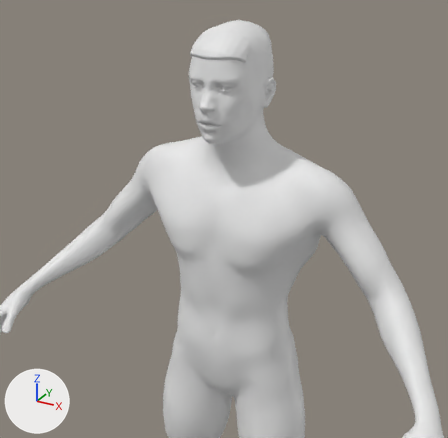
Two versions of the glTF model model/export/r9_2002_hd.glb, one commit apart.
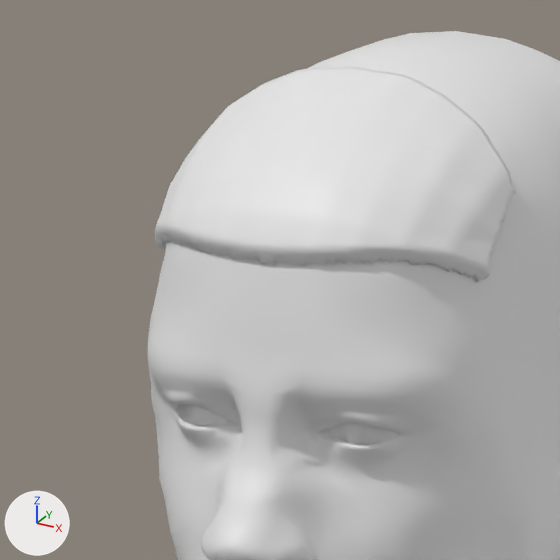
The first picture shows the older version from a camera (50 mm lens) standing at (0.639, -1.253, 1.171) and looking at (0.082, -0.239, 0.664). The close-ups show the older and then the newer version on the part from 37% to 58% of the width and 3% to 25% of the height of that picture. Only the edits that show in the close-ups are written down. The lights are fixed; the arrows at lower left show +X, +Y and +Z. Vertices at exactly the same position are counted once.

The first close-up shows 'R9_Eyes', 'R9_Hair', 'R9_Head'.
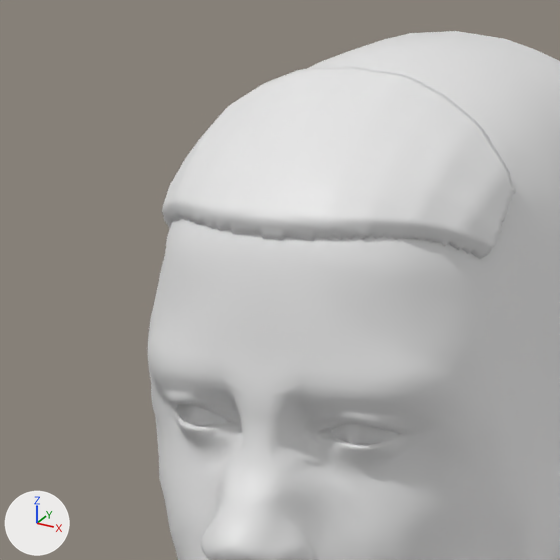
Patch to the scene script:
```diff
--- a/model/export/r9_2002_hd.glb.py
+++ b/model/export/r9_2002_hd.glb.py
@@ me_r9_hair @@
 # used by ob_r9_hair; location = (0.0, 0.0, 0.0)
-me_r9_hair.from_pydata(...)  # 5448 vertices, 10550 faces; spans x -0.0665..0.0666, y -0.1564..-0.0907, z 0.9565..1.0208
+me_r9_hair.from_pydata(...)  # 4581 vertices, 8842 faces; spans x -0.066..0.0659, y -0.1522..-0.0907, z 0.963..1.0208
+# me_r9_hair part 1: 297 vertices moved from x -0.066..0.0659, y -0.1544..-0.1134, z 0.9625..0.9787 to x -0.0655..0.0648, y -0.1521..-0.1132, z 0.9634..0.9786; 1161 vertices removed from x -0.0665..0.0666, y -0.1564..-0.1095, z 0.9565..0.9763; 294 vertices added at x -0.066..0.062, y -0.1507..-0.1085, z 0.9635..0.9746
```

Boxes (x1, y1, x2, y2) around the edits, measured in the close-ups (560 x 560 px):
'R9_Hair', reshaped (11% shorter)
    before: (155, 67, 516, 282)
    after: (162, 67, 516, 259)
part 1 of me_r9_hair, cut back
    before: (155, 199, 494, 282)
    after: (162, 199, 494, 259)
